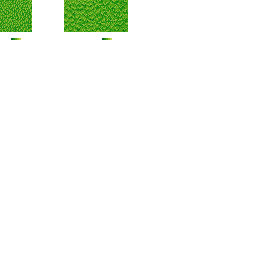
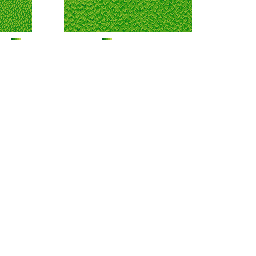
The second 256x256 image is a revision of the first. Changes to its layers:
painted on "dark green" over [129, 0, 191, 32]
painted on "highlight green" over [128, 0, 192, 32]
painted on "shadow green" over [127, 0, 192, 32]
painted on "base green" over [128, 0, 192, 32]
